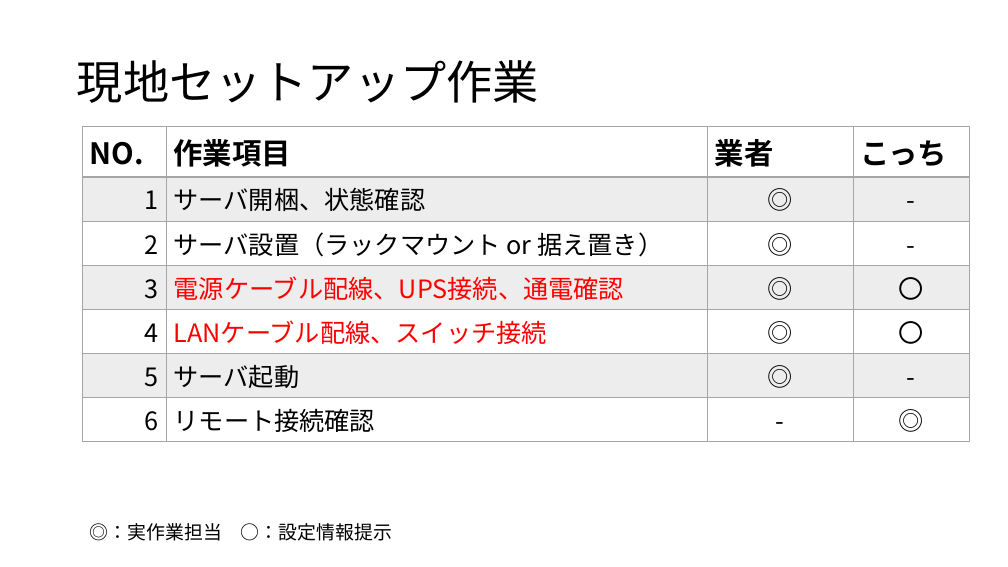
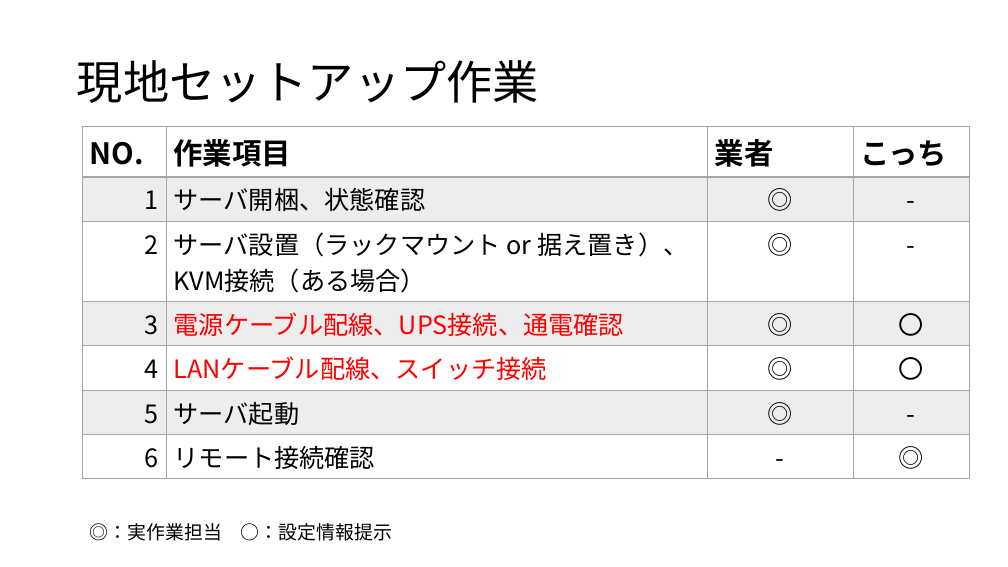
Before and after one commit to satoki-shiro/Sharing, a slide deck: slide 4 of ServerKitting.pptx (slide 3 before the commit). Drawn at 1008x567 pixels with LibreOffice and Linux fonts; fonts in the diff are those of the drawing. Boxes give left, top, right and bottom in pixels: in the first picture for what was removed or moved away, otherwise in the second. Text is boxed around its words. In the diff, an @@ line names an element or a change of style, - is before the commit and + after.

Commit message:
Update

```diff
--- a/ServerKitting.pptx
+++ b/ServerKitting.pptx
@@ table at bbox=[82, 127, 970, 473] @@
-row 3, column 2: サーバ設置（ラックマウント or 据え置き）
+row 3, column 2: サーバ設置（ラックマウント or 据え置き）、KVM接続（ある場合）
```
Also in this commit, not shown: 1 other slide changed, 3 slides added.
